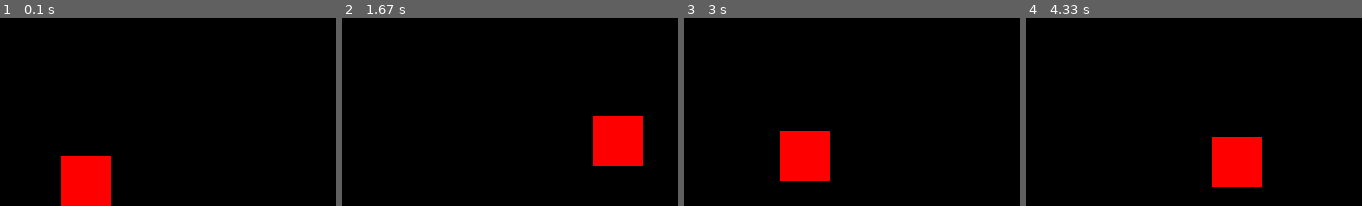
Above: before the commit, frames 1-4 (left to right).
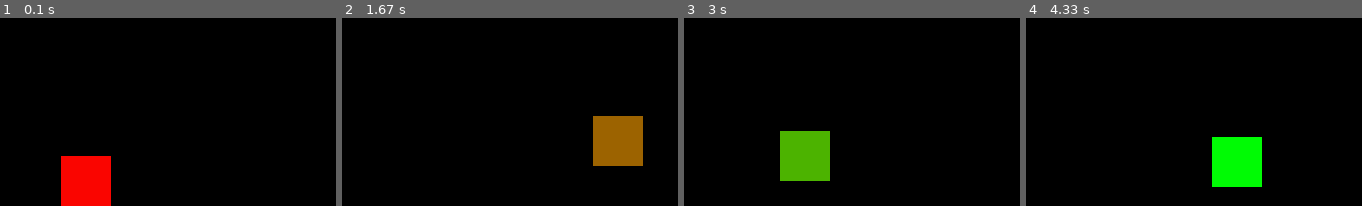
Above: after the commit, the same moments.

Repository: Robot1235369/Pygame_JumpPhysics
Game: pygame game, started from main.py
Two runs of this game, one before a commit and one after it. Both use one fixed random seed, a clock stepped at 60 frames per second and the inputs below.
Inputs:
- Up to frame 1 (0.1 s): no input
- Up to frame 2 (1.67 s): tap Space at 0.33, 0.73, 1.03, 1.23, 1.57 s; hold Right 0.67-1.13 s; hold Up 1.17-1.47 s; hold Right from 1.5 s (still down)
- Up to frame 3 (3 s): tap Space at 1.87, 2.07, 2.37, 2.63, 2.97 s; release Right at 1.97 s; hold Left 2-2.53 s; hold Down 2.57-2.87 s; hold Left from 2.9 s (still down)
- Up to frame 4 (4.33 s): tap Space at 3.27, 3.4, 3.8, 4.1 s; release Left at 3.3 s; hold Up 3.33-3.7 s; hold Right from 3.73 s (still down)

The runs differ from the first frame. In frame 2, 4.0% of the frame differs, in the area x 74-90%, y 52-79%; in frame 3, 4.0%; in frame 4, 4.0%.

Commit message:
added rainbow cube (youre welcome)

Diff:
--- a/main.py
+++ b/main.py
@@ -4,6 +4,12 @@
 
 display = pygame.display.set_mode((500, 500))
 
+red = 255
+green = 0
+blue = 0
+start_red = False
+start_green = False
+start_blue = False
 FPS = 60
 running = True
 
@@ -95,9 +101,36 @@
     global x
     global y
     global X
+    global red
+    global green
+    global blue
+    global start_red
+    global start_green
+    global start_blue
     display.fill((0, 0, 0))
-    pygame.draw.rect(display, (255, 0, 0), (x, y, 50, 50))
-    pygame.draw.rect(display, (255, 0, 0), (X, y, 50, 50))
+    if red == 255:
+      start_red = False
+      start_green = True
+      start_blue = False
+    elif green == 255:
+      start_red = False
+      start_green = False
+      start_blue = True
+    elif blue == 255:
+      start_red = True
+      start_green = False
+      start_blue = False
+    if start_green:
+      red -= 1
+      green += 1
+    elif start_blue:
+      green -= 1
+      blue += 1
+    elif start_red:
+      blue -= 1
+      red += 1
+    pygame.draw.rect(display, (red, green, blue), (x, y, 50, 50))
+    pygame.draw.rect(display, (red, green, blue), (X, y, 50, 50))
     pygame.display.update()
 
 def main():
